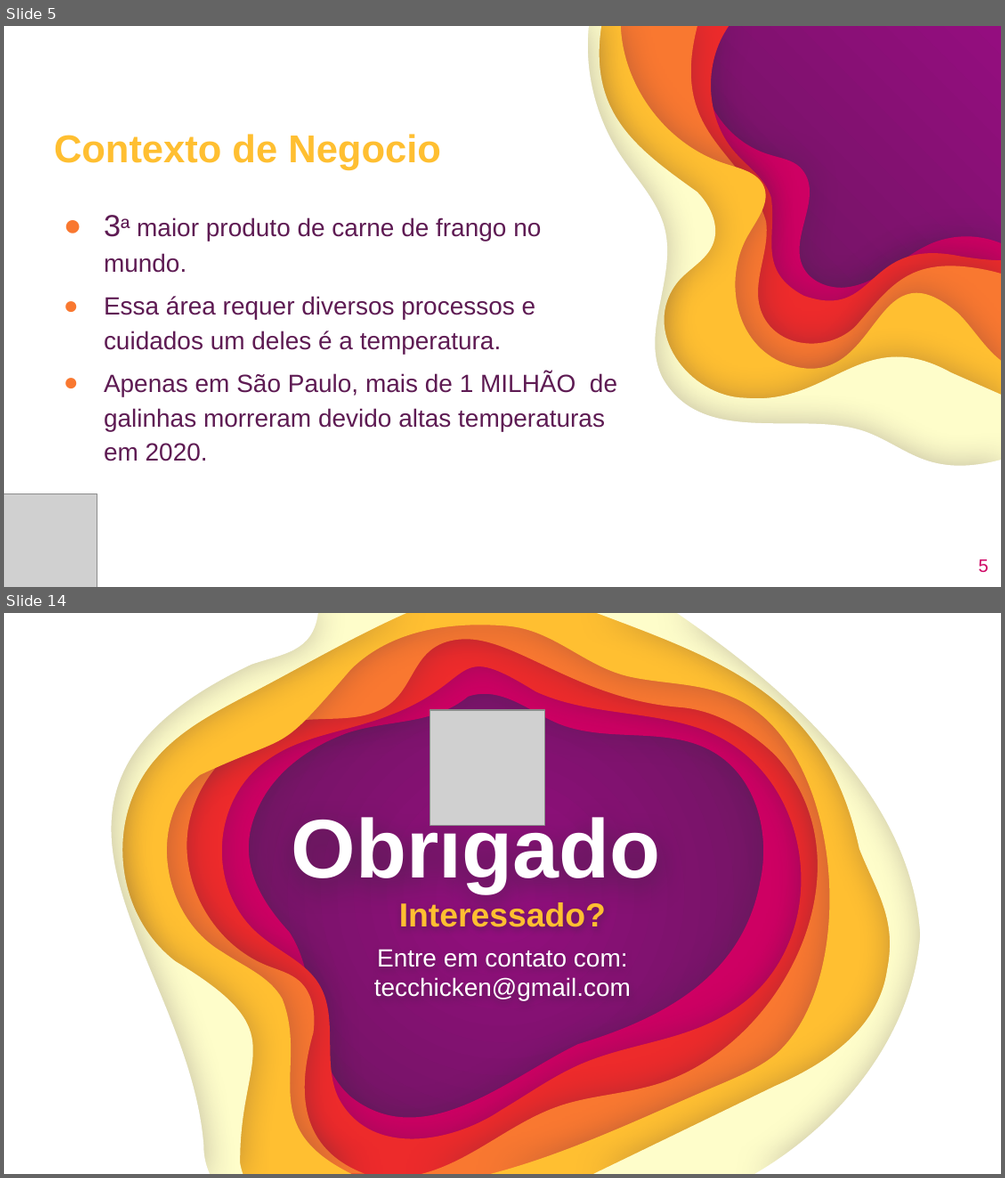
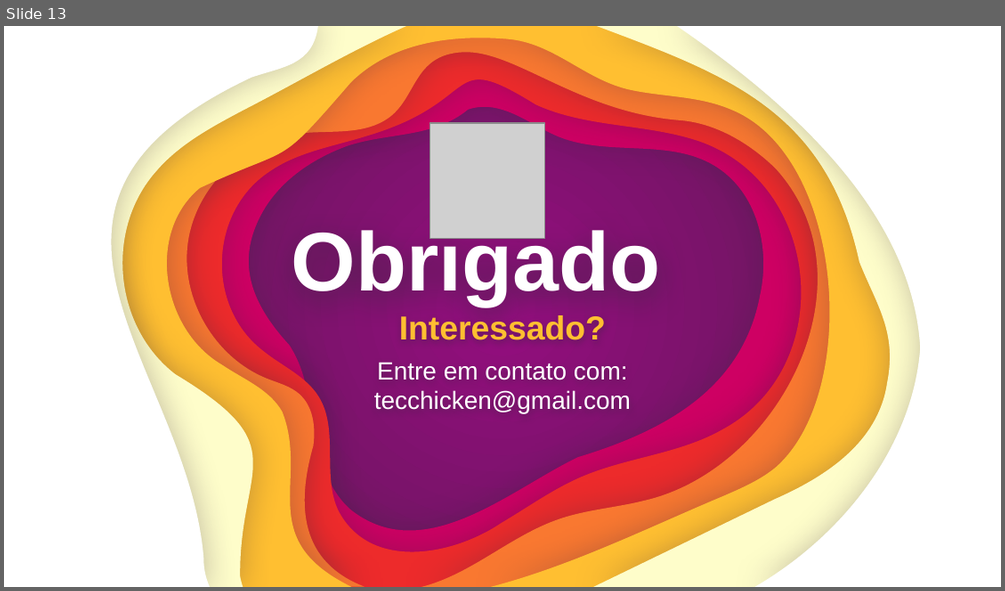
Before and after one commit to GustavoQuaresma/TECCHICKEN-DOCUMENTACAO, a slide deck: SPRINT2/slide pi.pptx. Shown one above the other, each under a label of ours: slides 5 and 14 before the commit, slide 13 after it; the slides between them are not shown. The pictures are 1005x1178 and 1005x591 pixels, drawn with LibreOffice and Linux fonts; fonts in the diff are those of the drawing; grey boxes stand for pictures. Boxes give left, top, right and bottom in pixels: in the first picture for what was removed or moved away, otherwise in the second. Text is boxed around its words. In the diff, an @@ line names an element or a change of style, - is before the commit and + after.

```diff
--- a/SPRINT2/slide pi.pptx
+++ b/SPRINT2/slide pi.pptx
@@ slide 5 removed at (4, 26, 1001, 587), background gradient #940D7F to #5E1B53 @@
@@ group removed at (4, 26, 1001, 587): 6 freeform shapes @@
@@ title removed at (54, 134, 441, 170) @@
-Contexto de Negocio
@@ text removed at (104, 217, 617, 461) @@
-● 3ª maior produto de carne de frango no mundo.
-● Essa área requer diversos processos e cuidados um deles é a temperatura.
-● Apenas em São Paulo, mais de 1 MILHÃO de galinhas morreram devido altas temperaturas em 2020.
@@ picture removed at (4, 493, 97, 587) @@
@@ page number removed at (979, 559, 988, 572) @@
-5
@@ what was slide 14 is now slide 13 @@
```
Also in this commit, not shown: 4 slides changed, 7 slides added, 10 other slides removed, 2 other files.
